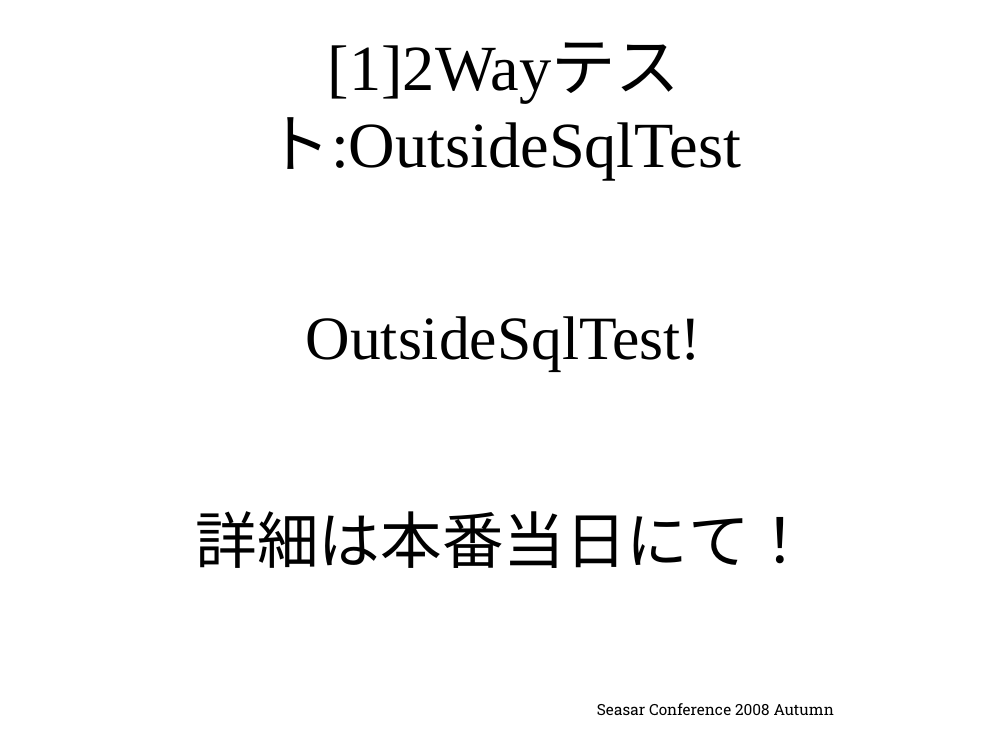
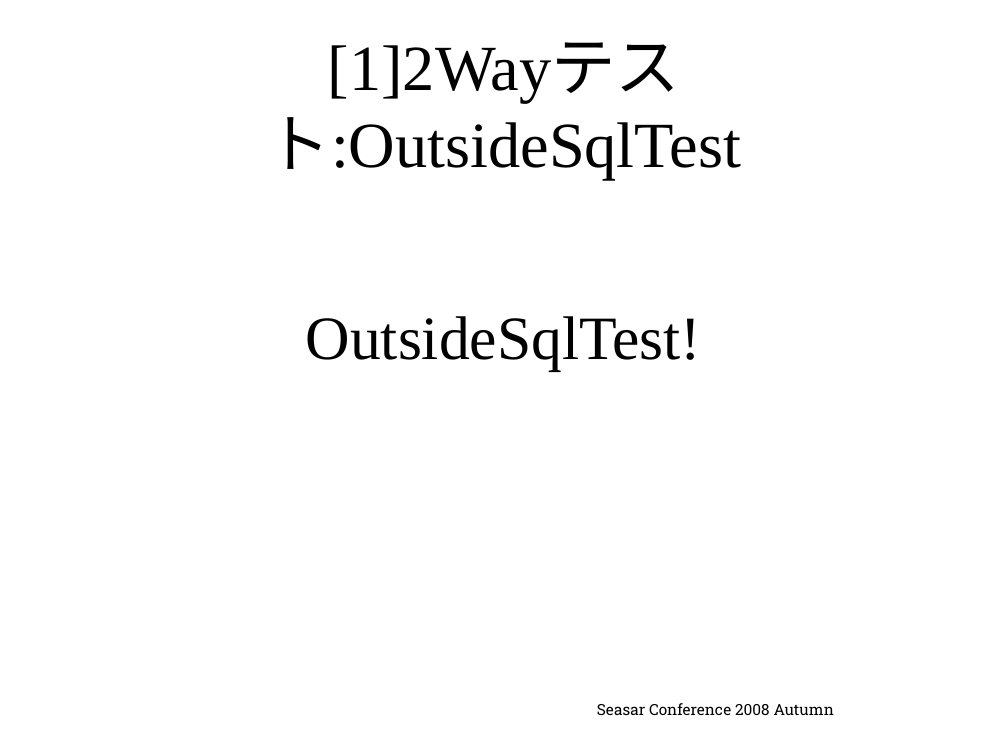
Before and after one commit to seasarorg/dbflute, a slide deck: slide 10 of dbflute/etc/doc/ref/session/resource/GenbaSolution2-sc2008autumn-dbflute.pptx. Drawn at 1008x756 pixels with LibreOffice and Linux fonts; fonts in the diff are those of the drawing; background and template pictures are left out. Boxes give left, top, right and bottom in pixels: in the first picture for what was removed or moved away, otherwise in the second. Text is boxed around its words. In the diff, an @@ line names an element or a change of style, - is before the commit and + after.

```diff
--- a/dbflute/etc/doc/ref/session/resource/GenbaSolution2-sc2008autumn-dbflute.pptx
+++ b/dbflute/etc/doc/ref/session/resource/GenbaSolution2-sc2008autumn-dbflute.pptx
@@ text at (x1=196, y1=511, x2=812, y2=568): paragraph removed @@
-詳細は本番当日にて！
```
Also in this commit, not shown: 1 other slide changed, 3 slides added.
